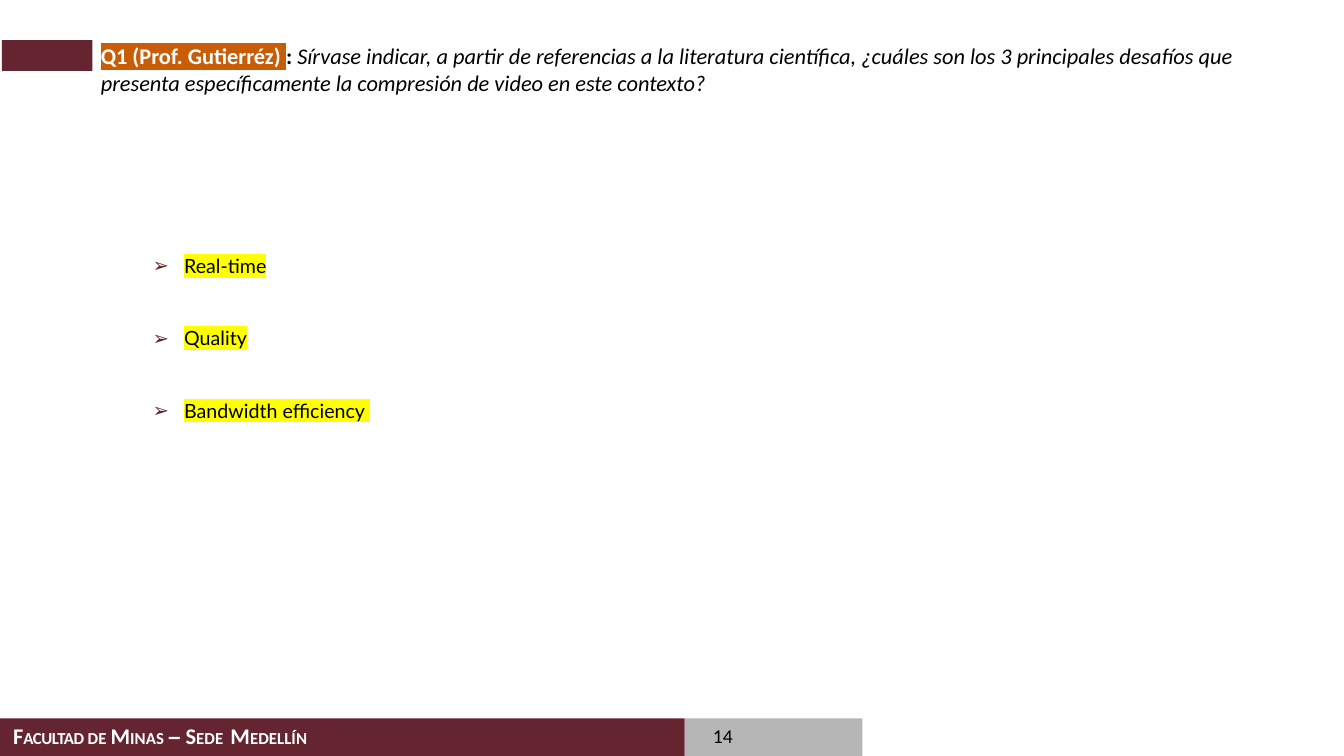
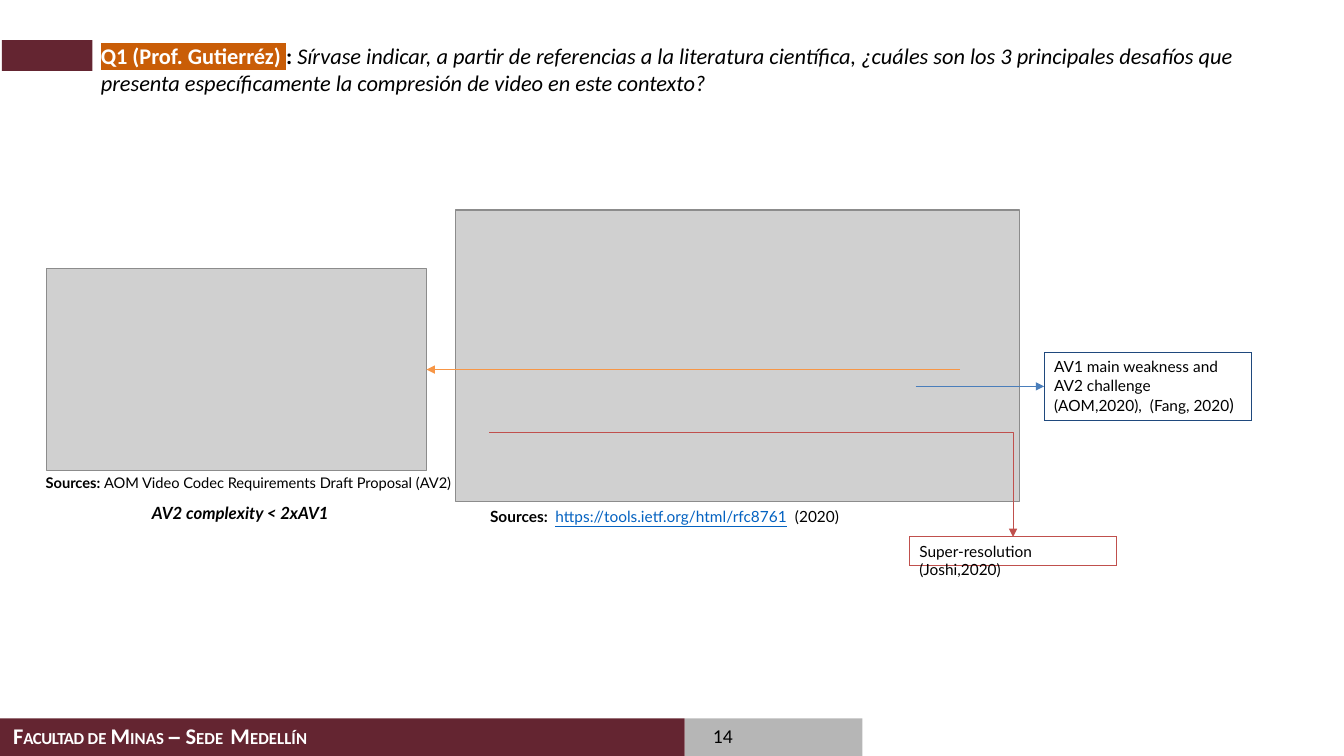
Before and after one commit to casalazarh/Examen-de-Calificacion-2020, a slide deck: slide 14 of presentation/Examen de Calificacion de Doctorado_Carlos_Alberto_Salazar.pptx. Drawn at 1344x756 pixels with LibreOffice and Linux fonts; fonts in the diff are those of the drawing; grey boxes stand for pictures; background and template pictures are left out. Boxes give left, top, right and bottom in pixels: in the first picture for what was removed or moved away, otherwise in the second. Text is boxed around its words. In the diff, an @@ line names an element or a change of style, - is before the commit and + after.

Commit message:
Completado la Prof. Maria

```diff
--- a/presentation/Examen de Calificacion de Doctorado_Carlos_Alberto_Salazar.pptx
+++ b/presentation/Examen de Calificacion de Doctorado_Carlos_Alberto_Salazar.pptx
@@ picture added at <box>456,210,1019,501</box> @@
@@ picture added at <box>46,269,426,471</box> @@
@@ text removed at <box>184,258,366,423</box> @@
-  ➢ Real-time
-  ➢ Quality
-  ➢ Bandwidth efficiency
@@ rectangle added at <box>1045,353,1252,420</box>, outline #1F497D 0.75 pt, 11 pt, text #000000 @@
+AV1 main weakness and AV2 challenge (AOM,2020), (Fang, 2020)
@@ arrow added from (960, 370) to (426, 370), #F79646 0.75 pt @@
@@ arrow added from (915, 386) to (1045, 386), #4B7EBC 0.75 pt @@
@@ elbow arrow added from (489, 433) to (1013, 537), #C0504D 0.75 pt @@
@@ text added at <box>46,477,451,491</box>, 10.5 pt, text #000000 @@
+  Sources: AOM Video Codec Requirements Draft Proposal (AV2)
@@ text added at <box>152,506,328,522</box>, 12 pt, text #000000, bold, italic @@
+AV2 complexity < 2xAV1
@@ text added at <box>490,510,839,525</box>, 11 pt, text #0462C1, underline @@
+  Sources: https://tools.ietf.org/html/rfc8761 (2020)
@@ rectangle added at <box>909,537,1117,567</box>, outline #C0504D 0.75 pt, 11 pt, text #000000 @@
+Super-resolution (Joshi,2020)
```
Also in this commit, not shown: 6 other slides changed.
